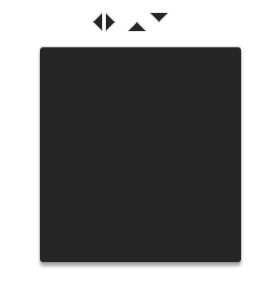
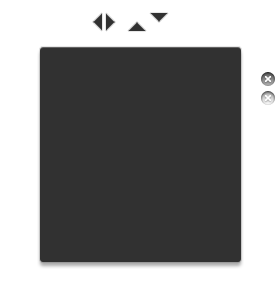
Two versions of the same layered image (w=280, h=300). Layer-by-layer changes:
added group "Groupe 3" with 2 layers above "Groupe 1" over left=261, top=72, right=275, bottom=86
added layer "Shape 60 copy 27 copie" in group "Groupe 3" over left=265, top=76, right=271, bottom=82
added layer "Shape 63 copy 16 copie" in group "Groupe 3" over left=261, top=72, right=275, bottom=86
added group "Groupe 1" with 2 layers above "Calque 9" over left=261, top=91, right=275, bottom=105
added layer "Shape 60 copy 27" in group "Groupe 1" over left=265, top=95, right=271, bottom=101
added layer "Shape 63 copy 16" in group "Groupe 1" over left=261, top=91, right=275, bottom=105
"Calque 9": opacity 100% → 95% over left=128, top=22, right=146, bottom=31
"Calque 6": opacity 100% → 95% over left=150, top=13, right=168, bottom=22
"Calque 8": opacity 100% → 95% over left=106, top=13, right=115, bottom=31
"Calque 4": opacity 100% → 95% over left=93, top=13, right=102, bottom=31
"Calque 1": opacity 100% → 95% over left=40, top=47, right=241, bottom=262
